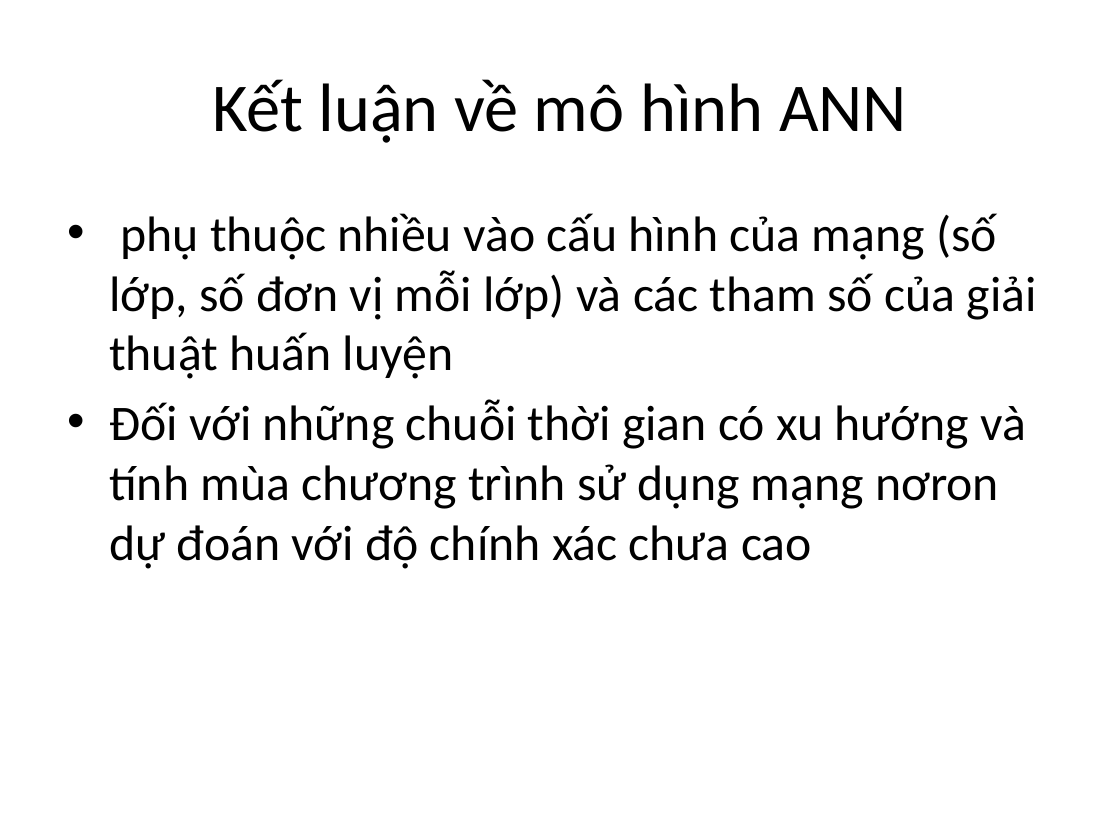
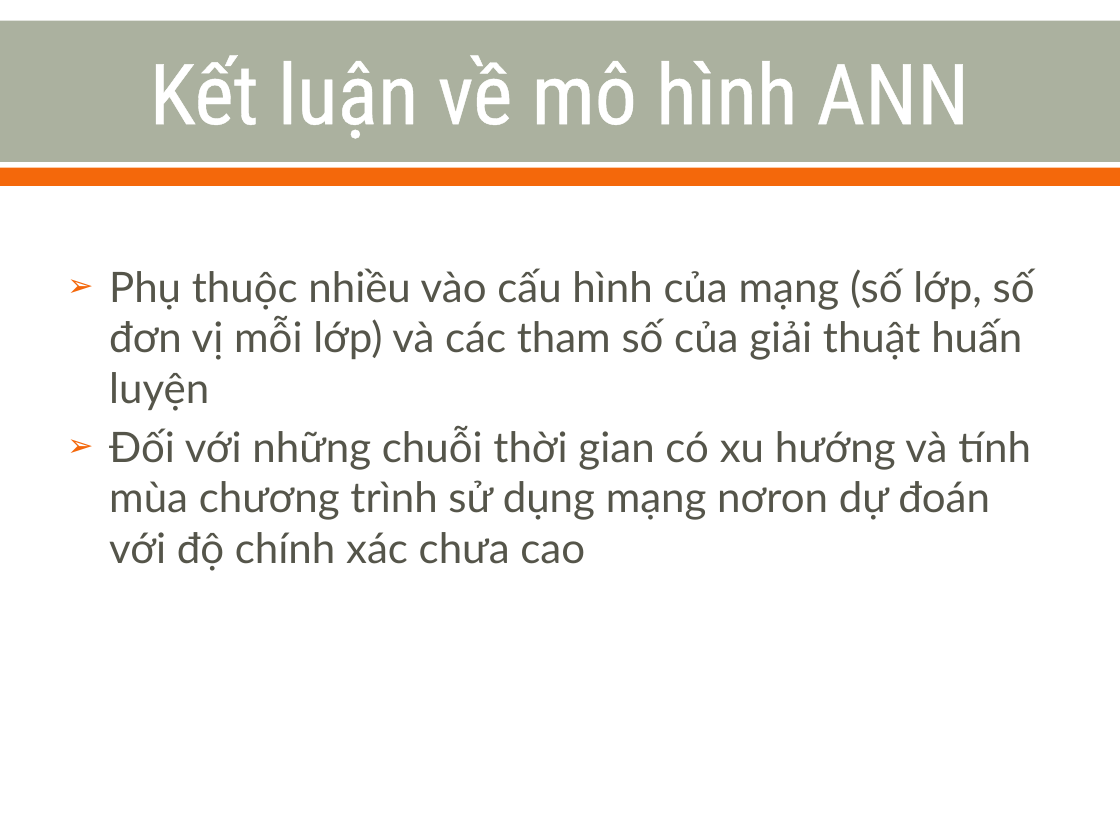
Before and after one commit to nvtthai/forecast-time-series, a slide deck: slide 48 of Report/Presentation.ppt (slide 36 before the commit). Drawn at 1120x840 pixels with LibreOffice and Linux fonts; fonts in the diff are those of the drawing. Boxes give left, top, right and bottom in pixels: in the first picture for what was removed or moved away, otherwise in the second. Text is boxed around its words. In the diff, an @@ line names an element or a change of style, - is before the commit and + after.

```diff
--- a/Report/Presentation.ppt
+++ b/Report/Presentation.ppt
@@ rectangle added at (x1=0, y1=20, x2=1120, y2=161), fill #ABB19F @@
@@ title "Kết luận về mô hình ..." moved from (x1=212, y1=79, x2=907, y2=143) to (x1=150, y1=55, x2=969, y2=139) @@
@@ title "Kết luận về mô hình ..." at (x1=150, y1=55, x2=969, y2=139): size 44 to 54 pt, font Calibri to Roboto Condensed, text colour #000000 to #FFFFFF, letter outline none to #FFFFFF 1.1 pt @@
@@ rectangle added at (x1=0, y1=168, x2=1120, y2=186), fill #F4680B @@
@@ text at (x1=109, y1=268, x2=1035, y2=411): text changed; size 32 to 27 pt; font Calibri to Lato; text colour #000000 to #55554A @@
-• phụ thuộc nhiều vào cấu hình của mạng (số lớp, số đơn vị mỗi lớp) và các tham số của giải thuật huấn luyện
+➢ Phụ thuộc nhiều vào cấu hình của mạng (số lớp, số đơn vị mỗi lớp) và các tham số của giải thuật huấn luyện
@@ text at (x1=109, y1=426, x2=1031, y2=571): size 32 to 27 pt, font Calibri to Lato, text colour #000000 to #55554A in "Đối với những chuỗi thời gian có ..."; bullet • to ➢; less space between paragraphs @@
```
Also in this commit, not shown: 34 other slides changed, 18 slides added, 4 slides removed, 1 other file.
